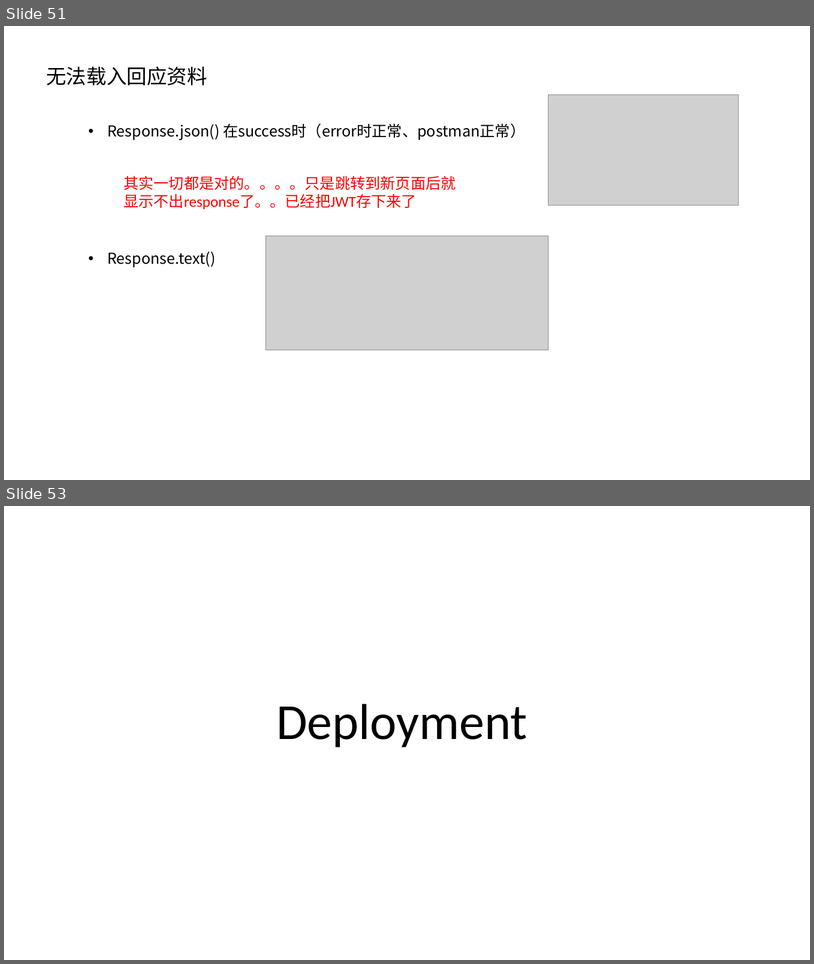
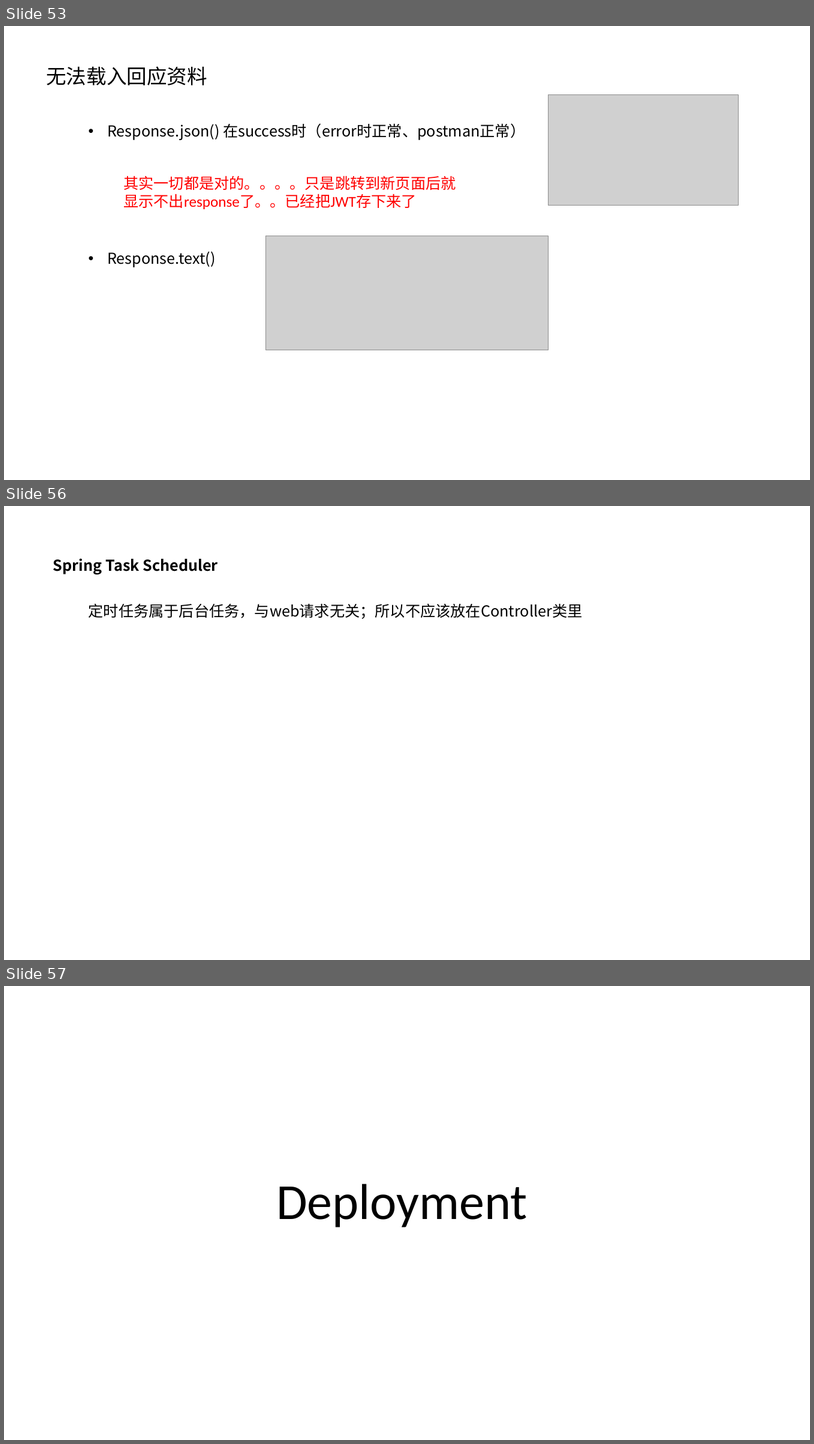
Before and after one commit to 7000qwq/gold, a slide deck: design.pptx. Shown one above the other, each under a label of ours: slides 51 and 53 before the commit, slides 53, 56 and 57 after it; the slides between them are not shown. The pictures are 814x964 and 814x1444 pixels, drawn with LibreOffice and Linux fonts; fonts in the diff are those of the drawing; grey boxes stand for pictures. Boxes give left, top, right and bottom in pixels: in the first picture for what was removed or moved away, otherwise in the second. Text is boxed around its words. In the diff, an @@ line names an element or a change of style, - is before the commit and + after.

Commit message:
finish scheduler that get real time price from shanghai gold transaction, including send email to user when have price reminder; try to send email with resend, but haven't got a domain, design email verification when signup using JWT; finish MySQL event that update 3 price table; design websocket in home.html

```diff
--- a/design.pptx
+++ b/design.pptx
@@ slide 56 added at bbox=[4, 506, 810, 960], background #FFFFFF @@
@@ text added at bbox=[53, 558, 218, 574], 18 pt, text #000000, bold @@
+Spring Task Scheduler
@@ text added at bbox=[89, 603, 583, 619], 18 pt, text #000000 @@
+定时任务属于后台任务，与web请求无关；所以不应该放在Controller类里
@@ what was slide 51 is now slide 53 @@
@@ what was slide 53 is now slide 57 @@
```
Also in this commit, not shown: 7 slides changed, 6 other slides added, 1 slide removed, 32 other files.
